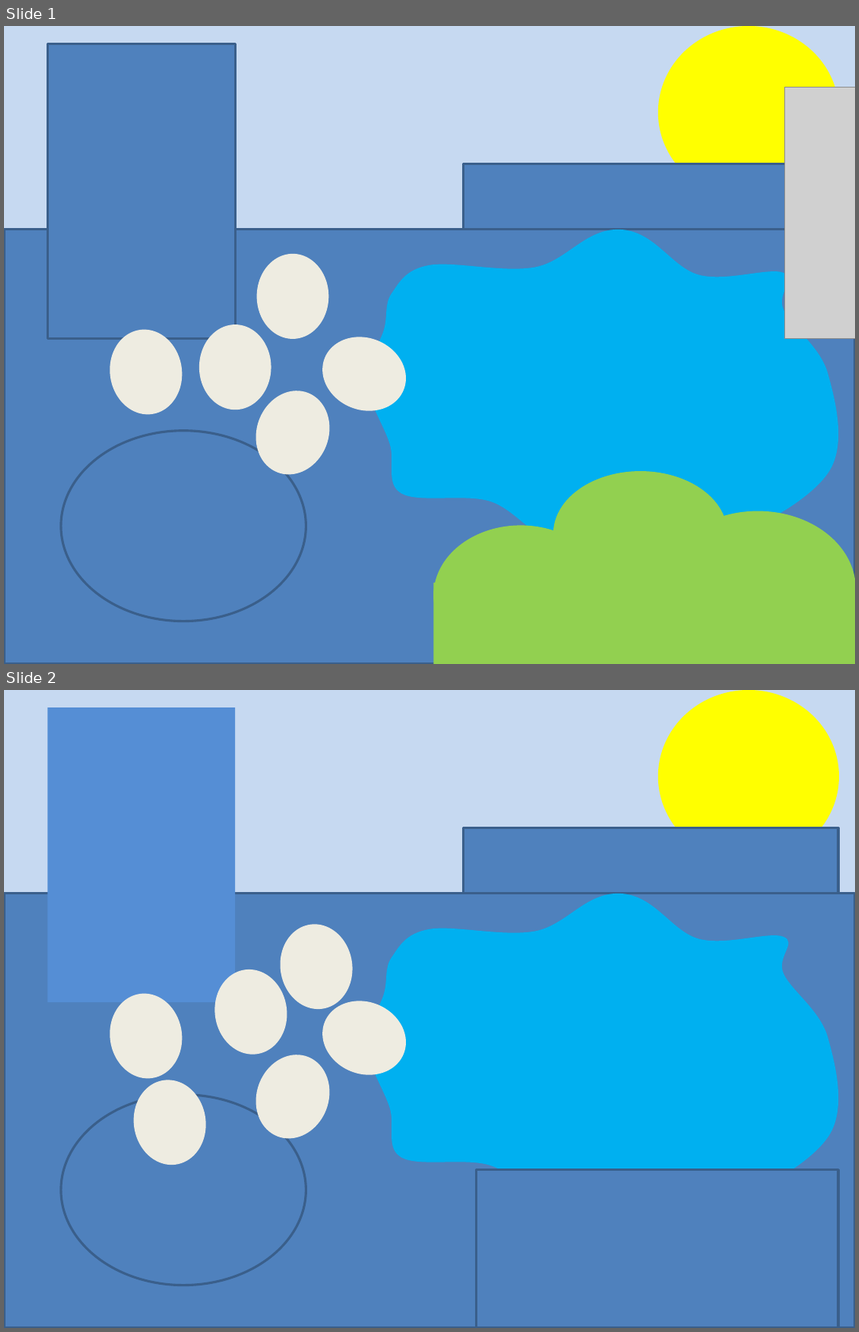
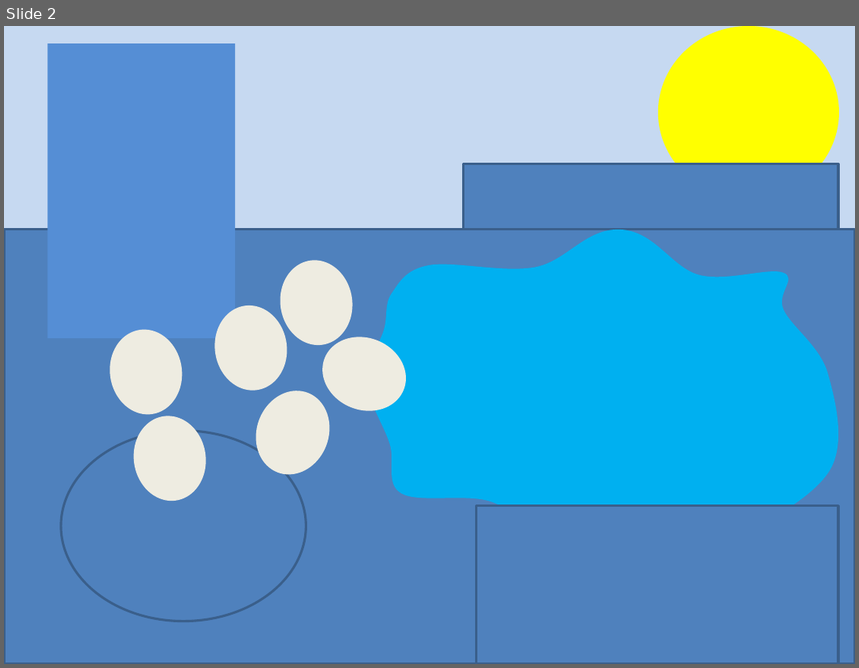
Before and after one commit to gustavoFG28/Ludit, a slide deck: Historias/fundos.pptx. Shown one above the other, each under a label of ours: slides 1 and 2 before the commit, slide 2 after it. The pictures are 859x1332 and 859x668 pixels, drawn with LibreOffice and Linux fonts; fonts in the diff are those of the drawing; grey boxes stand for pictures; background and template pictures are left out. Boxes give left, top, right and bottom in pixels: in the first picture for what was removed or moved away, otherwise in the second. Text is boxed around its words. In the diff, an @@ line names an element or a change of style, - is before the commit and + after.

```diff
--- a/Historias/fundos.pptx
+++ b/Historias/fundos.pptx
@@ slide 1 removed at <box>4,26,855,664</box>, background #C6D9F1 @@
@@ rectangle removed at <box>47,44,235,338</box> @@
@@ ellipse removed at <box>658,26,840,199</box> @@
@@ picture removed at <box>785,88,855,339</box> @@
@@ rectangle removed at <box>463,164,838,230</box> @@
@@ rectangle removed at <box>4,230,855,664</box> @@
@@ freeform shape removed at <box>366,230,838,539</box> @@
@@ ellipse removed at <box>257,254,329,339</box> @@
@@ ellipse removed at <box>104,325,189,420</box> @@
@@ ellipse removed at <box>199,325,272,410</box> @@
@@ ellipse removed at <box>312,325,417,423</box> @@
@@ ellipse removed at <box>244,380,341,485</box> @@
@@ ellipse removed at <box>61,431,306,622</box> @@
@@ group removed at <box>434,471,855,664</box>: 3 ellipses, 1 rectangle @@
```
Also in this commit, not shown: 1 slide changed, 3 slides added, 1 other file.
